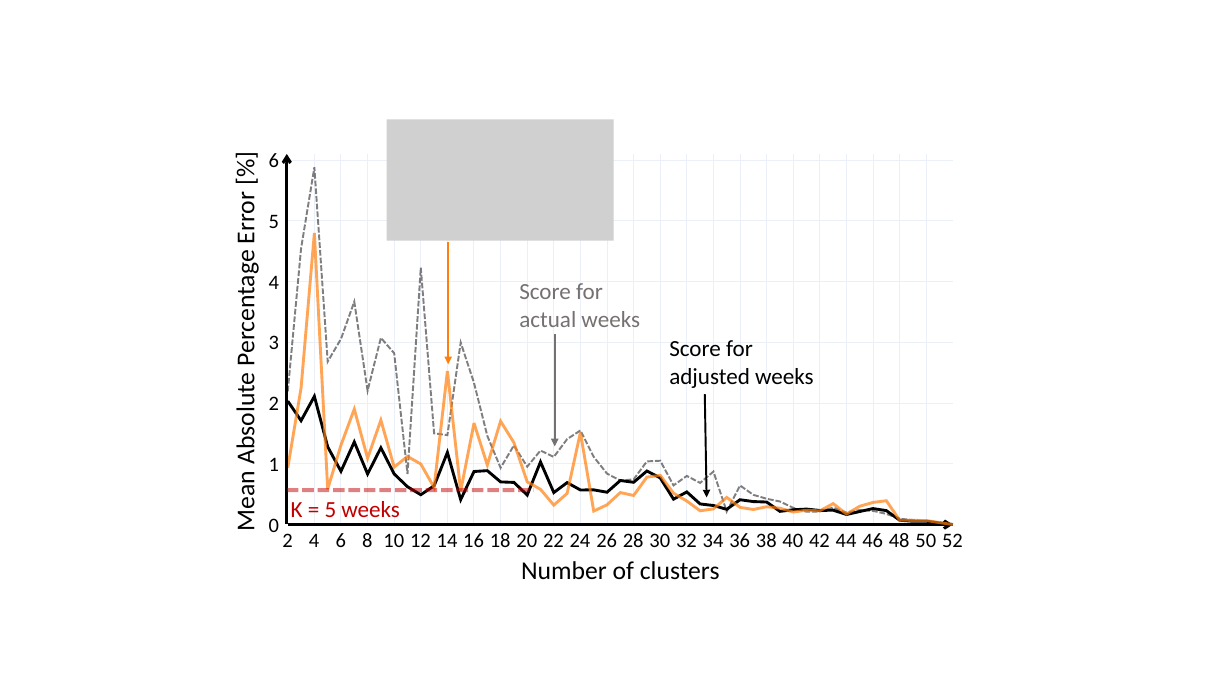
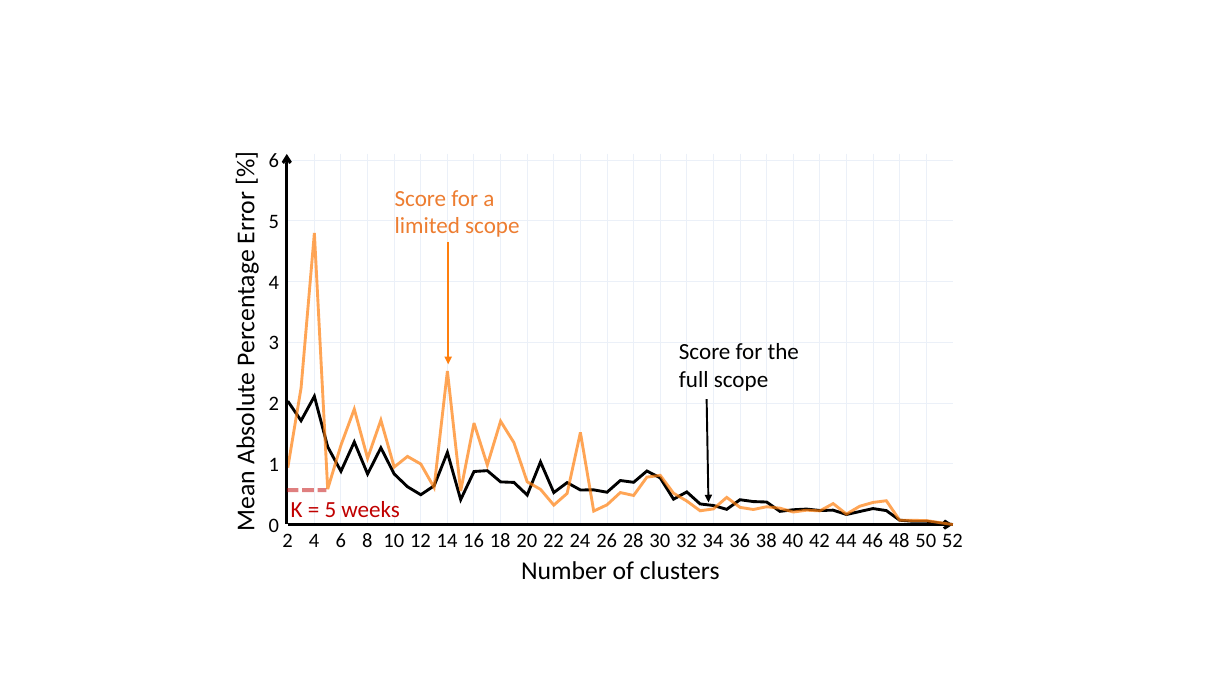
Before and after one commit to Jonathan56/supplementary_thesis, a slide deck: slide 18 of figures.pptx (slide 16 before the commit). Drawn at 1232x693 pixels with LibreOffice and Linux fonts; fonts in the diff are those of the drawing; grey boxes stand for pictures. Boxes give left, top, right and bottom in pixels: in the first picture for what was removed or moved away, otherwise in the second. Text is boxed around its words. In the diff, an @@ line names an element or a change of style, - is before the commit and + after.

```diff
--- a/figures.pptx
+++ b/figures.pptx
@@ picture removed at <box>386,119,614,240</box> @@
@@ freeform shape removed at <box>287,167,953,525</box> @@
@@ text added at <box>395,190,519,237</box>, 18 pt, text #ED7D31 @@
+Score for a limited scope
@@ text removed at <box>519,283,640,327</box> @@
-Score for
-actual weeks
@@ arrow removed from (555, 335) to (555, 446) @@
@@ text at <box>679,343,799,391</box>: text changed @@
-Score for
-adjusted weeks
+Score for the full scope
@@ arrow moved from (705, 395) - (707, 497) to (707, 399) - (709, 503) @@
@@ line moved from (287, 490) - (534, 490) to (287, 490) - (326, 490) @@
```
Also in this commit, not shown: 12 other slides changed, 4 slides added, 3 other files.
